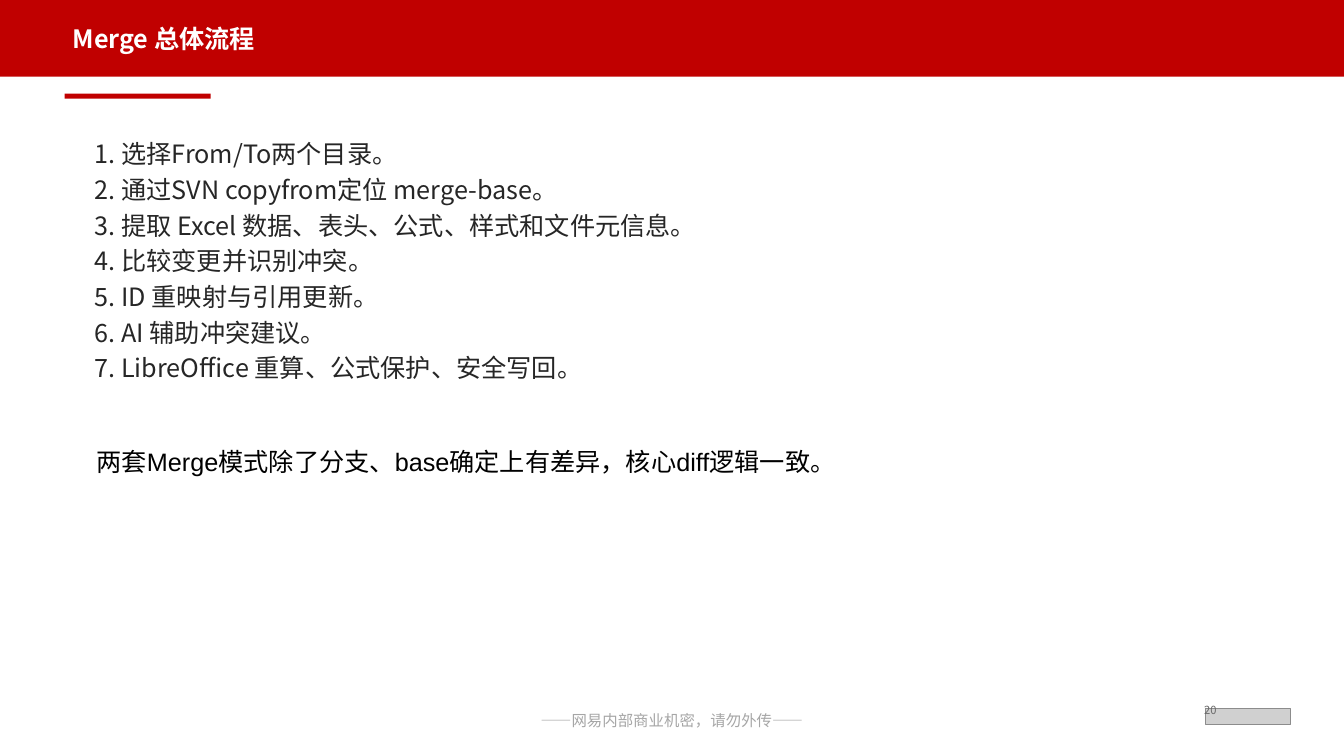
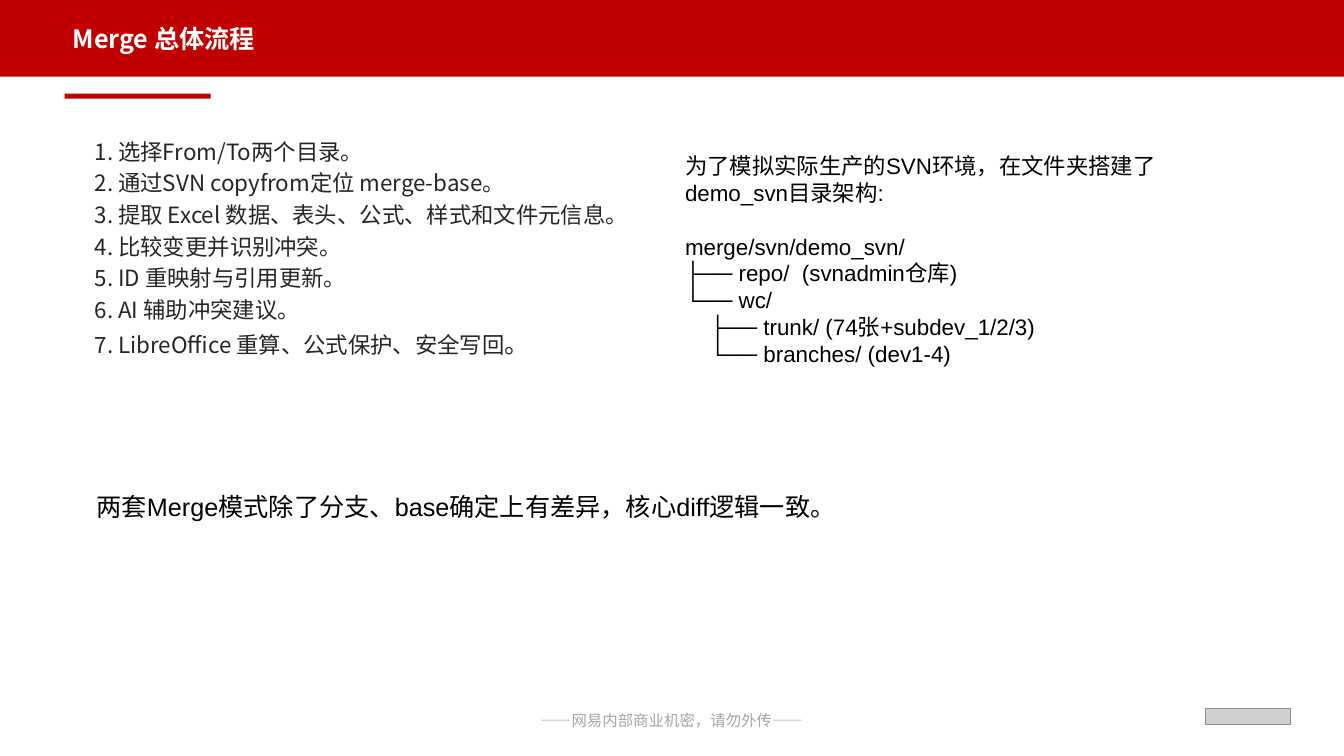
Before and after one commit to Rainwind57/ExcelAgent_And_Merge, a slide deck: slide 25 of 网易互娱通用PPT模板（含保密）_ExcelAgent答辩优化版.pptx (slide 30 before the commit). Drawn at 1344x756 pixels with LibreOffice and Linux fonts; fonts in the diff are those of the drawing; grey boxes stand for pictures. Boxes give left, top, right and bottom in pixels: in the first picture for what was removed or moved away, otherwise in the second. Text is boxed around its words. In the diff, an @@ line names an element or a change of style, - is before the commit and + after.

```diff
--- a/网易互娱通用PPT模板（含保密）_ExcelAgent答辩优化版.pptx
+++ b/网易互娱通用PPT模板（含保密）_ExcelAgent答辩优化版.pptx
@@ text "1. 选择From/To两个目录。" at [95,141,628,355]: size 18 to 16 pt @@
@@ text added at [685,155,1156,367], 16 pt, text #000000 @@
+为了模拟实际生产的SVN环境，在文件夹搭建了demo_svn目录架构:
+merge/svn/demo_svn/
+├── repo/ (svnadmin仓库)
+└── wc/
+├── trunk/ (74张+subdev_1/2/3)
+└── branches/ (dev1-4)
@@ text "两套Merge模式除了分支、base确定上有差异，核心diff逻辑一致。": place and size @@
-text "两套Merge模式除了分支、base确定上有差异，核心diff逻辑一致。" at [97,449,836,477]
+text "两套Merge模式除了分支、base确定上有差异，核心diff逻辑一致。" at [97,494,836,522]
@@ text removed at [1204,703,1216,718] @@
-20
```
Also in this commit, not shown: 26 other slides changed, 2 slides added, 59 slides removed, 31 other files.
